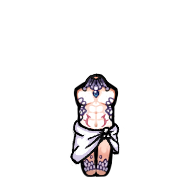
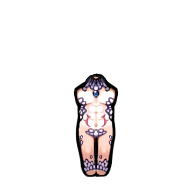
Revision of a layered 192x192 image; what changed, layer by layer:
hid "line" over [70, 120, 120, 166]
hid "color2" over [70, 121, 120, 165]
hid "color" over [72, 122, 119, 163]
